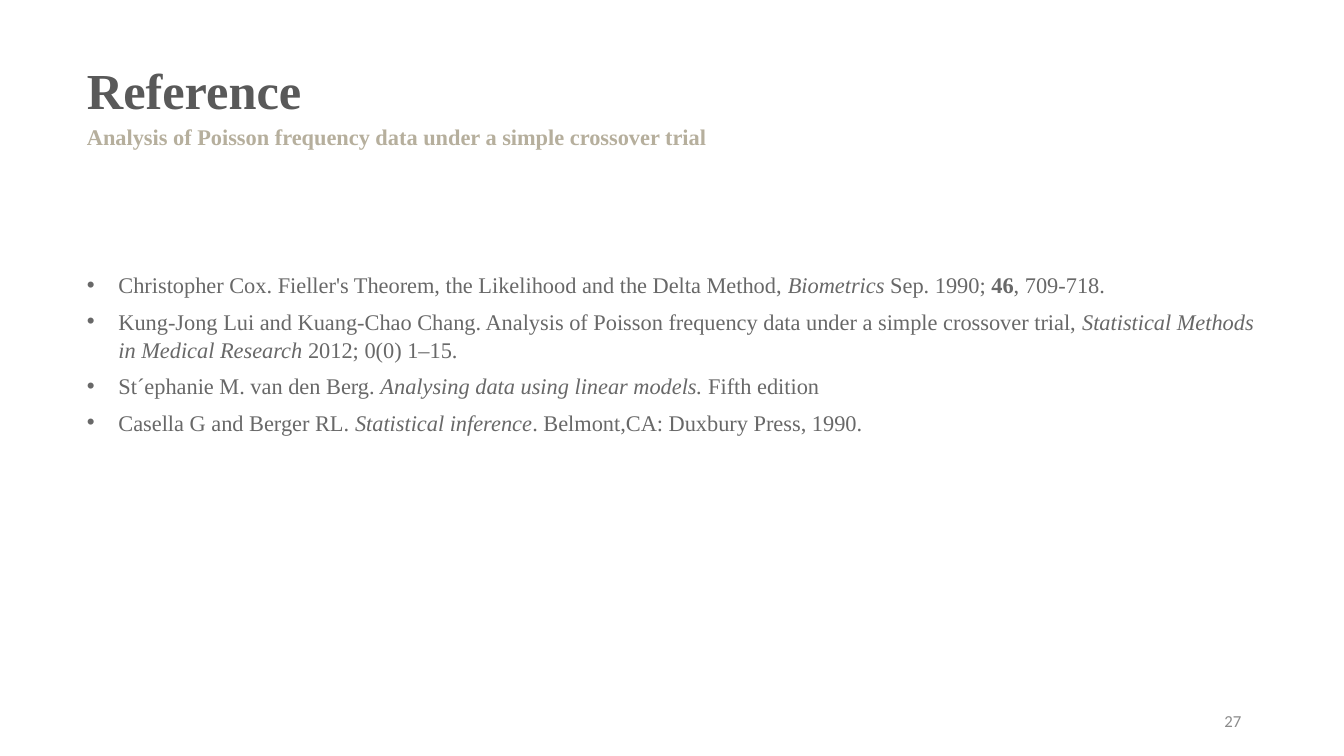
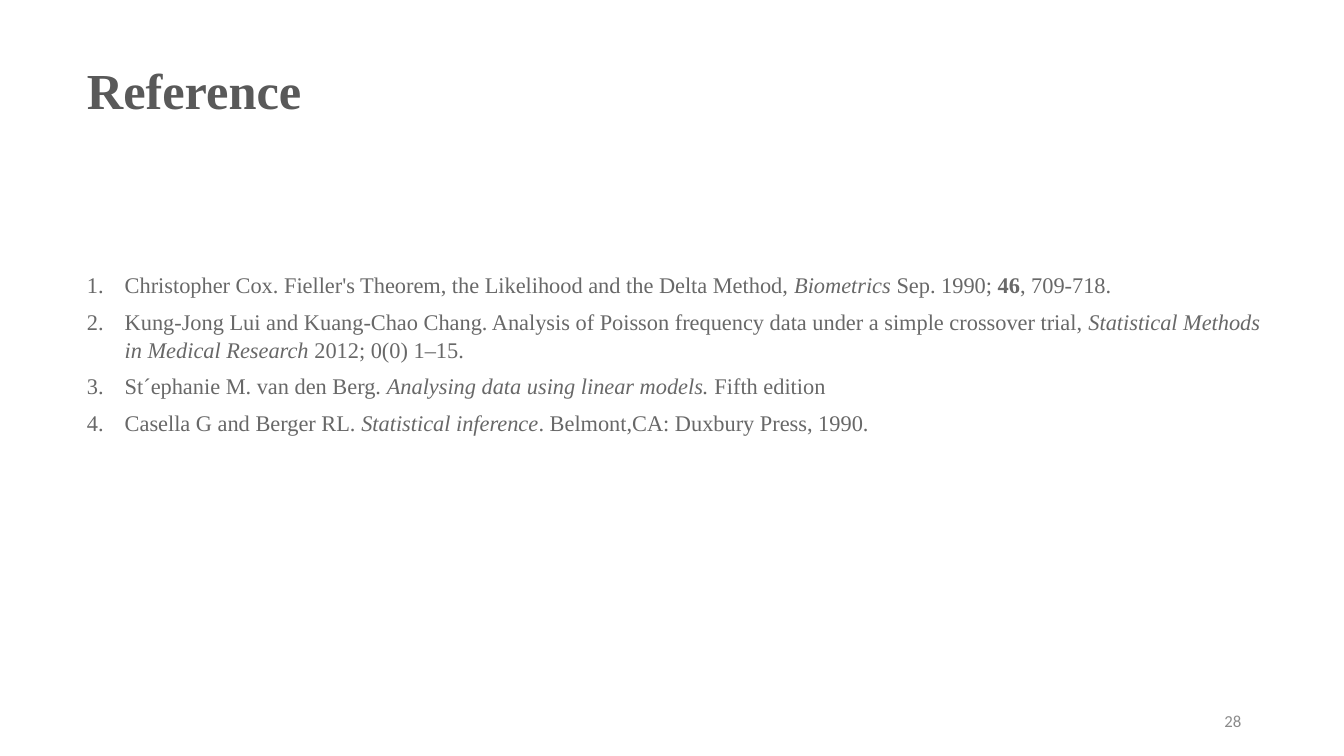
Before and after one commit to SharonLiu716/Study_CrossoverDesign, a slide deck: slide 29 of Seminar.pptx (slide 28 before the commit). Drawn at 1344x756 pixels with LibreOffice and Linux fonts; fonts in the diff are those of the drawing. Boxes give left, top, right and bottom in pixels: in the first picture for what was removed or moved away, otherwise in the second. Text is boxed around its words. In the diff, an @@ line names an element or a change of style, - is before the commit and + after.

```diff
--- a/Seminar.pptx
+++ b/Seminar.pptx
@@ text removed at (x1=87, y1=129, x2=706, y2=150) @@
-Analysis of Poisson frequency data under a simple crossover trial
@@ text "Christopher Cox. Fieller's Theorem, the ..." at (x1=125, y1=277, x2=1260, y2=436): bullet • to 1. @@
@@ page number at (x1=1224, y1=715, x2=1241, y2=727): text changed @@
-27
+28
```
Also in this commit, not shown: 22 other slides changed, 7 slides added, 6 slides removed, 11 other files.
